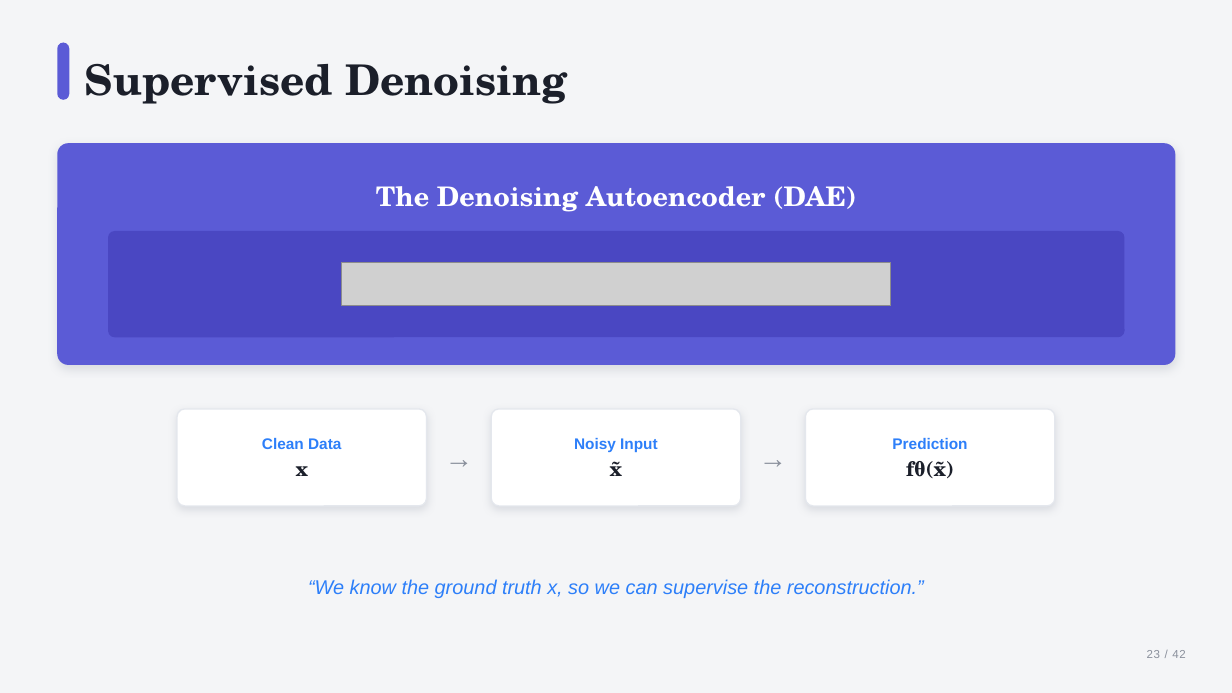
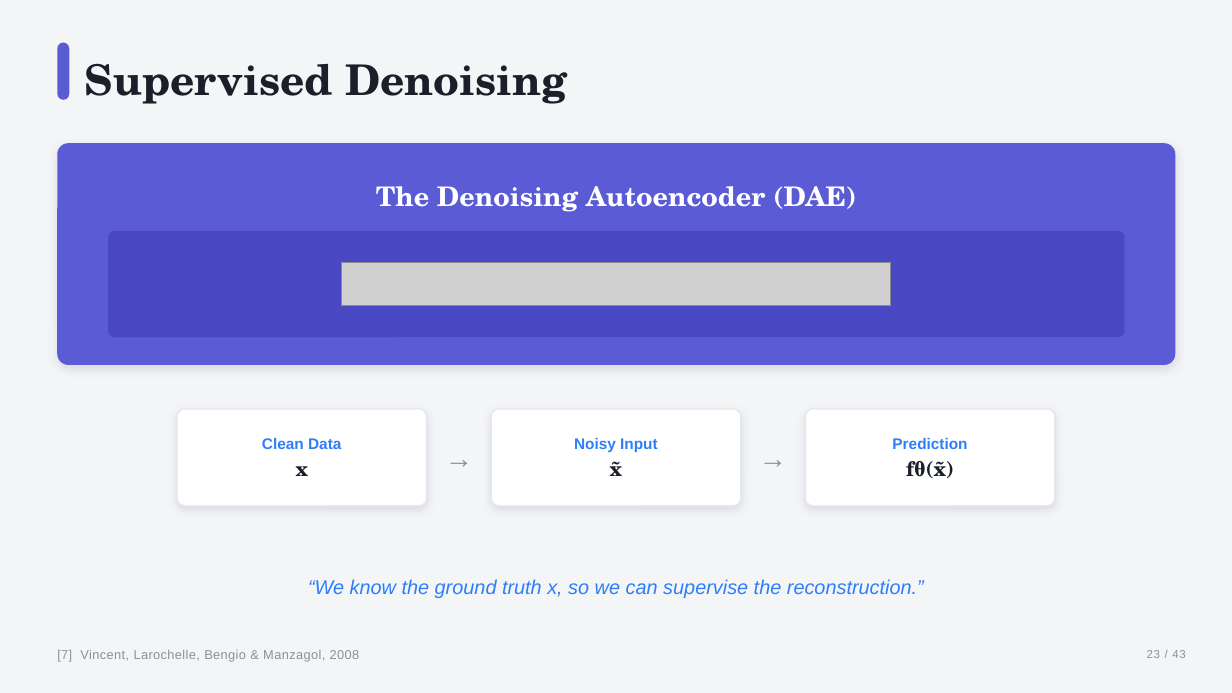
Before and after one commit to sudarshan1994/sudarshan1994.github.io, a slide deck: slide 23 of diffusion/diffusion_models_polished.pptx. Drawn at 1232x693 pixels with LibreOffice and Linux fonts; fonts in the diff are those of the drawing; grey boxes stand for pictures. Boxes give left, top, right and bottom in pixels: in the first picture for what was removed or moved away, otherwise in the second. Text is boxed around its words. In the diff, an @@ line names an element or a change of style, - is before the commit and + after.

```diff
--- a/diffusion/diffusion_models_polished.pptx
+++ b/diffusion/diffusion_models_polished.pptx
@@ text added at [57, 650, 360, 662], 10 pt, text #8A909C @@
+[7] Vincent, Larochelle, Bengio & Manzagol, 2008
```
Also in this commit, not shown: 33 other slides changed, 1 slide added, 3 other files.
